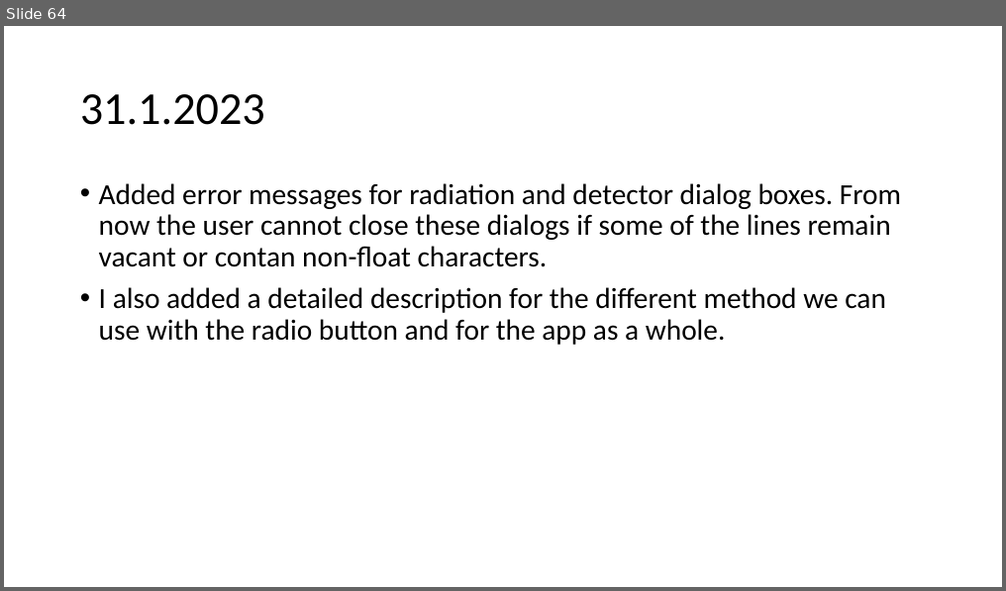
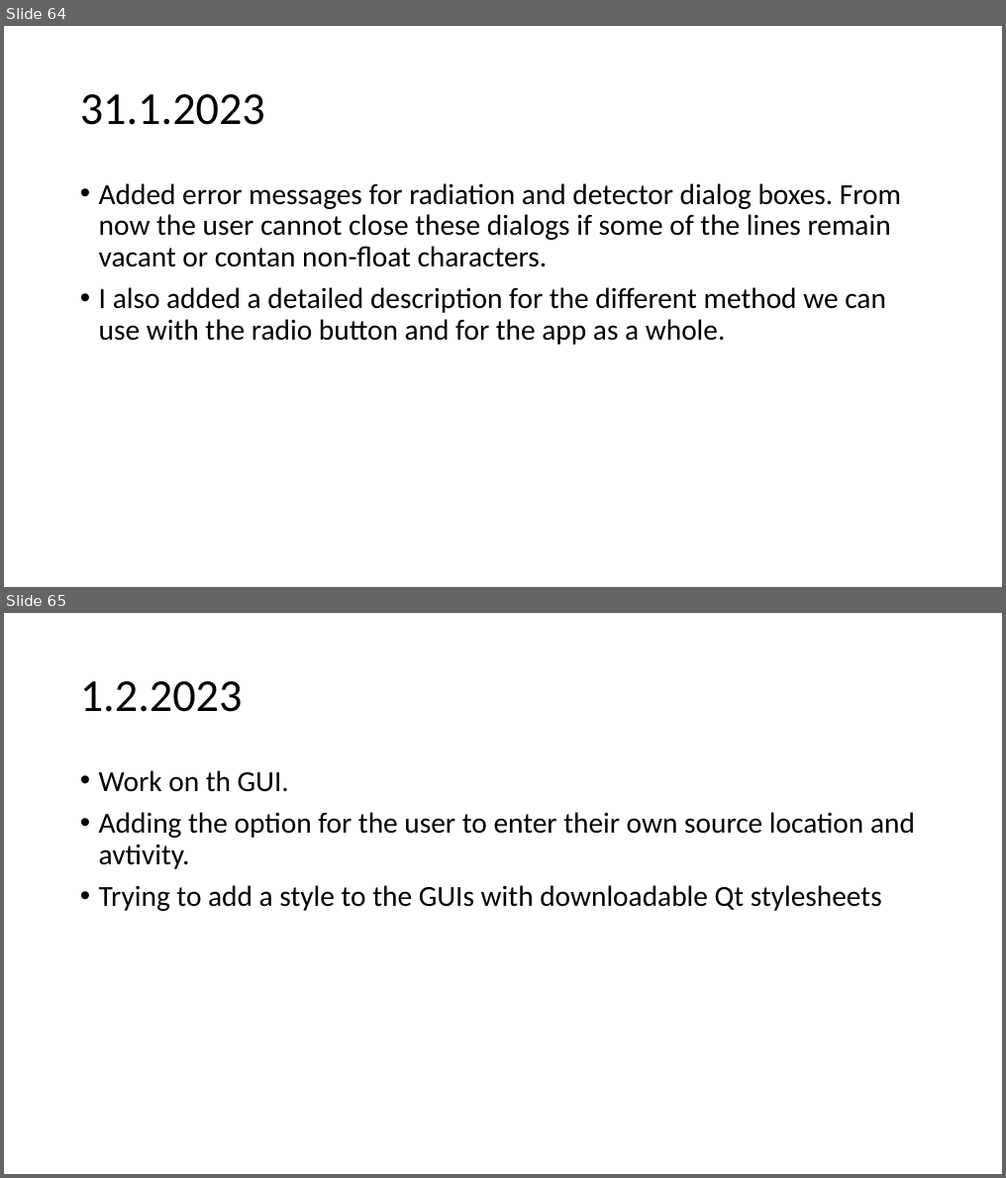
Before and after one commit to urhtrinko/DroneRadioactivity_student_job, a slide deck: reports/work_diary.pptx. Shown one above the other, each under a label of ours: slide 64 before the commit, slides 64 and 65 after it. The pictures are 1006x591 and 1006x1178 pixels, drawn with LibreOffice and Linux fonts; fonts in the diff are those of the drawing. Boxes give left, top, right and bottom in pixels: in the first picture for what was removed or moved away, otherwise in the second. Text is boxed around its words. In the diff, an @@ line names an element or a change of style, - is before the commit and + after.

```diff
--- a/reports/work_diary.pptx
+++ b/reports/work_diary.pptx
@@ slide 65 added at (x1=4, y1=613, x2=1002, y2=1174), background #FFFFFF @@
@@ title added at (x1=80, y1=681, x2=243, y2=712), 44 pt, text #000000 @@
+1.2.2023
@@ text added at (x1=99, y1=770, x2=915, y2=911), 28 pt, text #000000 @@
+• Work on th GUI.
+• Adding the option for the user to enter their own source location and avtivity.
+• Trying to add a style to the GUIs with downloadable Qt stylesheets
```
Also in this commit, not shown: 1 other slide added.
